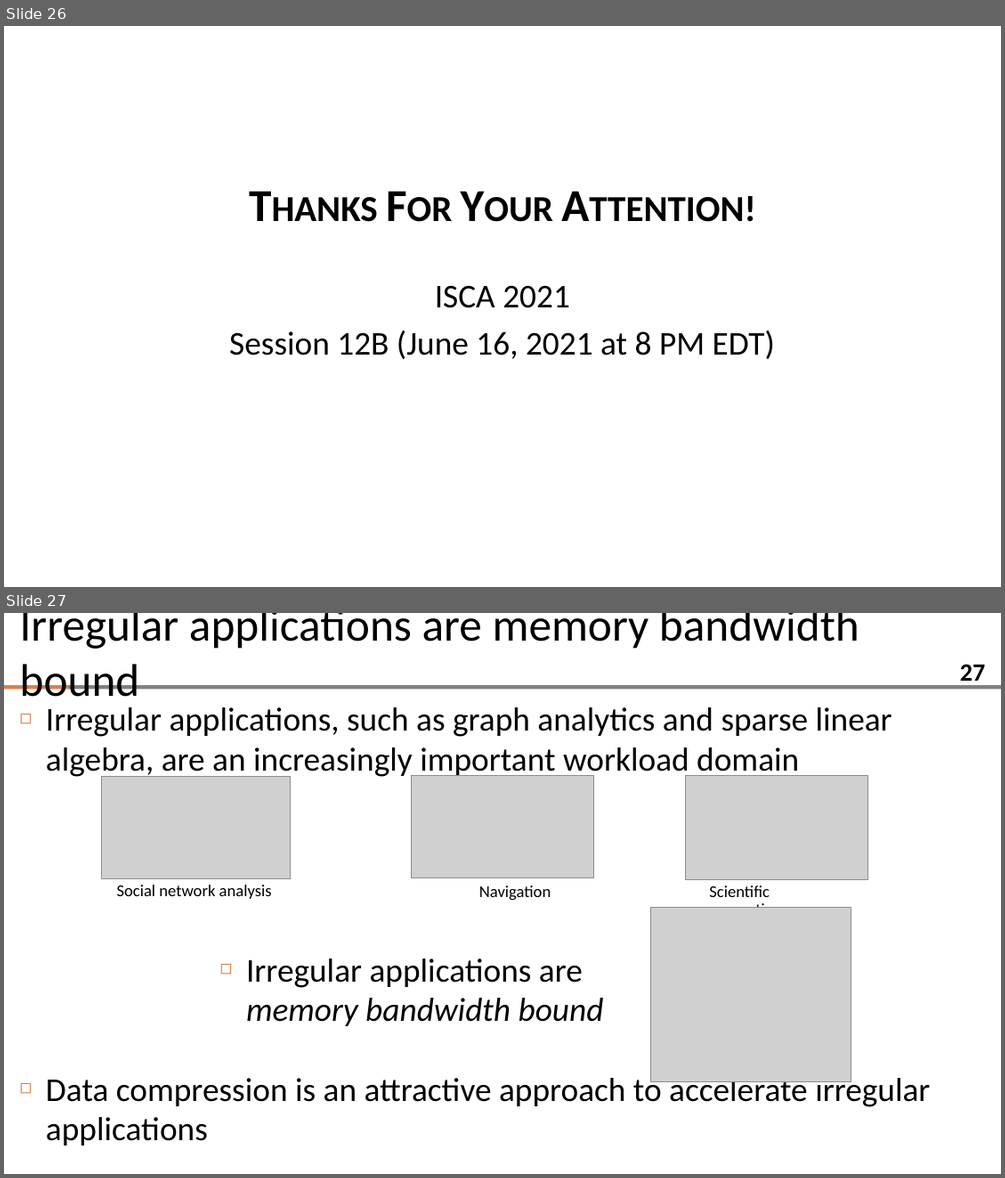
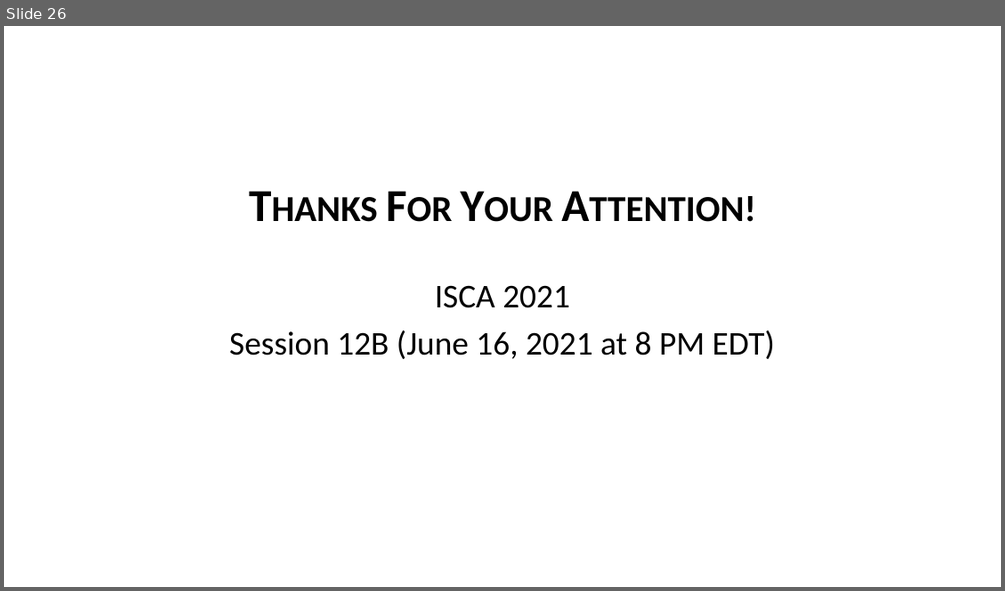
Before and after one commit to zguo0525/zguo0525.github.io, a slide deck: slides/isca21_spzip_slides.pptx. Shown one above the other, each under a label of ours: slides 26 and 27 before the commit, slide 26 after it. The pictures are 1005x1178 and 1005x591 pixels, drawn with LibreOffice and Linux fonts; fonts in the diff are those of the drawing; grey boxes stand for pictures; background and template pictures are left out. Boxes give left, top, right and bottom in pixels: in the first picture for what was removed or moved away, otherwise in the second. Text is boxed around its words. In the diff, an @@ line names an element or a change of style, - is before the commit and + after.

```diff
--- a/slides/isca21_spzip_slides.pptx
+++ b/slides/isca21_spzip_slides.pptx
@@ slide 27 removed at [4, 613, 1001, 1174], background #FFFFFF; not listed: 2 template elements that a slide beside it also shows @@
@@ title removed at [20, 613, 859, 697] @@
-Irregular applications are memory bandwidth bound
@@ page number removed at [960, 664, 985, 687] @@
-27
@@ text removed at [46, 707, 930, 1145] @@
-◻ Irregular applications, such as graph analytics and sparse linear algebra, are an increasingly important workload domain
-◻ Data compression is an attractive approach to accelerate irregular applications
@@ picture removed at [101, 776, 291, 879] @@
@@ picture removed at [411, 775, 594, 878] @@
@@ picture removed at [685, 775, 868, 879] @@
@@ text removed at [117, 884, 272, 899] @@
-Social network analysis
@@ text removed at [479, 885, 550, 900] @@
-Navigation
@@ text removed at [709, 885, 781, 908] @@
-Scientific computing
@@ picture removed at [651, 908, 851, 1082] @@
@@ text removed at [246, 958, 604, 1026] @@
-◻ Irregular applications are memory bandwidth bound
```
Also in this commit, not shown: 4 other slides removed, 2 other files.
